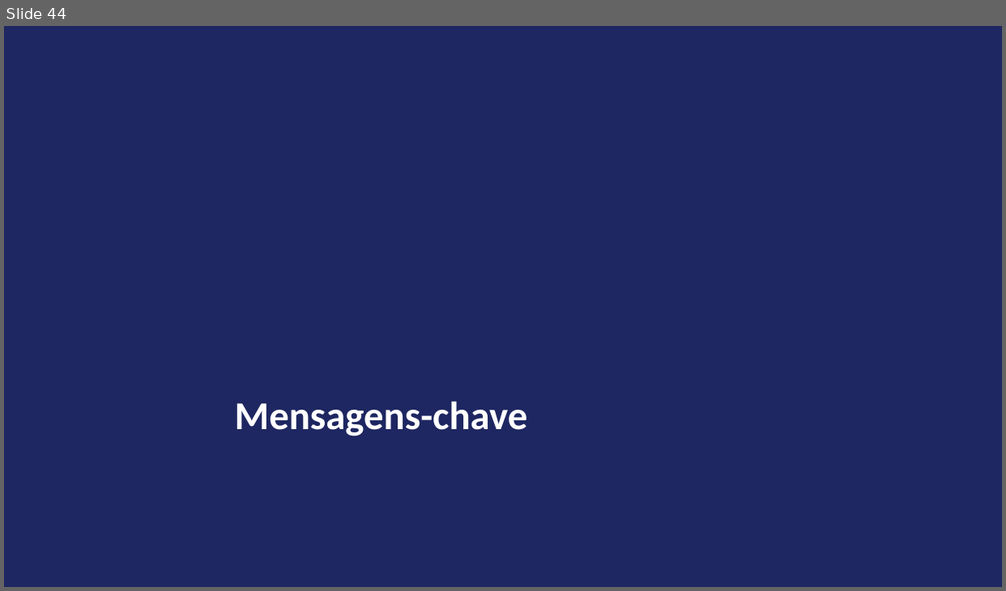
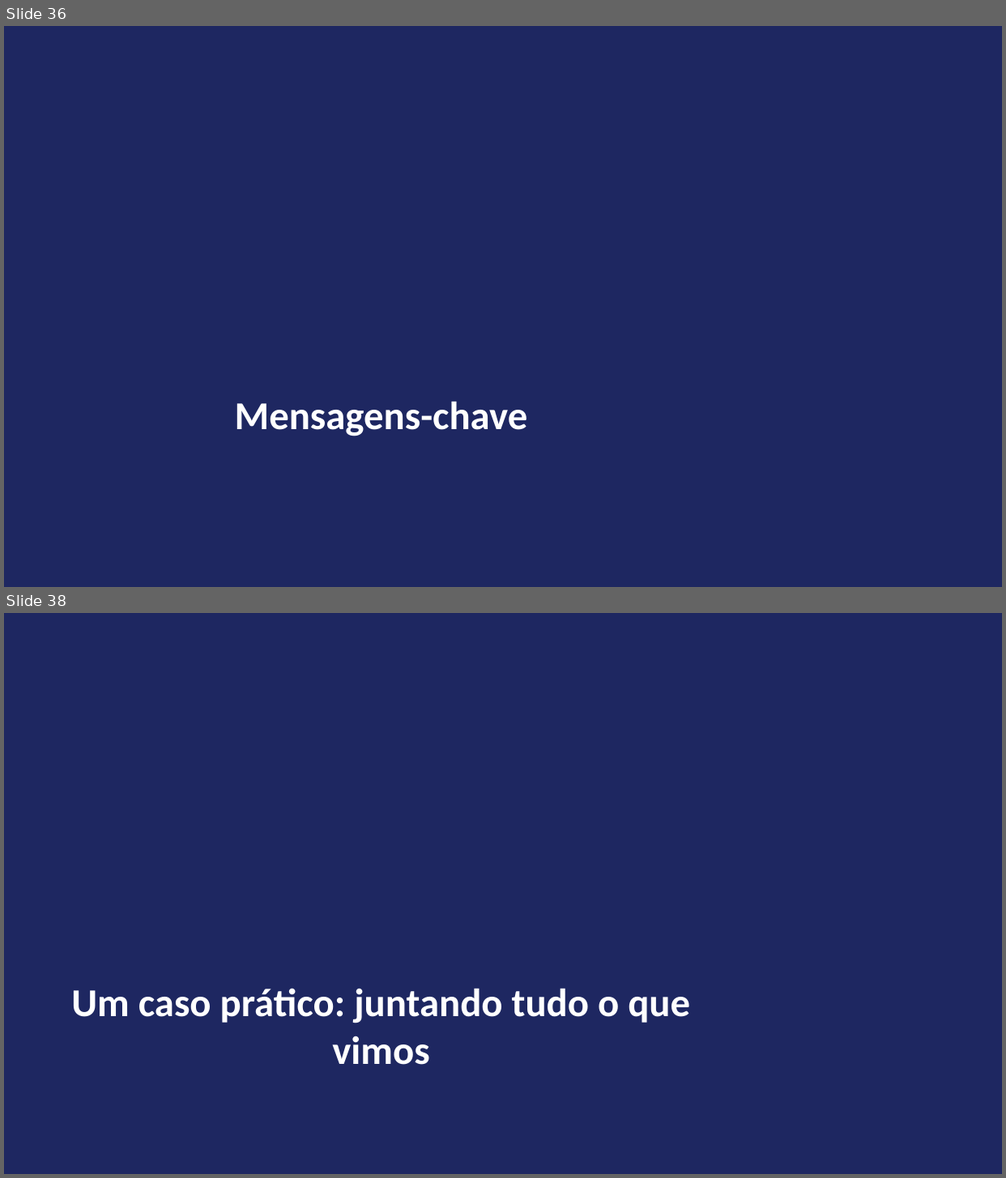
Before and after one commit to andrevberaldo/software-engineering, a slide deck: presentation/apresentacao.pptx. Shown one above the other, each under a label of ours: slide 44 before the commit, slides 36 and 38 after it; the slides between them are not shown. The pictures are 1006x591 and 1006x1178 pixels, drawn with LibreOffice and Linux fonts; fonts in the diff are those of the drawing. Boxes give left, top, right and bottom in pixels: in the first picture for what was removed or moved away, otherwise in the second. Text is boxed around its words. In the diff, an @@ line names an element or a change of style, - is before the commit and + after.

```diff
--- a/presentation/apresentacao.pptx
+++ b/presentation/apresentacao.pptx
@@ slide 38 added at (x1=4, y1=613, x2=1002, y2=1174), background #1E2761 @@
@@ title added at (x1=71, y1=988, x2=690, y2=1065), 38 pt, text #FFFFFF, bold @@
+Um caso prático: juntando tudo o que vimos
@@ what was slide 44 is now slide 36 @@
```
Also in this commit, not shown: 4 slides changed, 3 other slides added, 1 slide removed, 3 other files.
